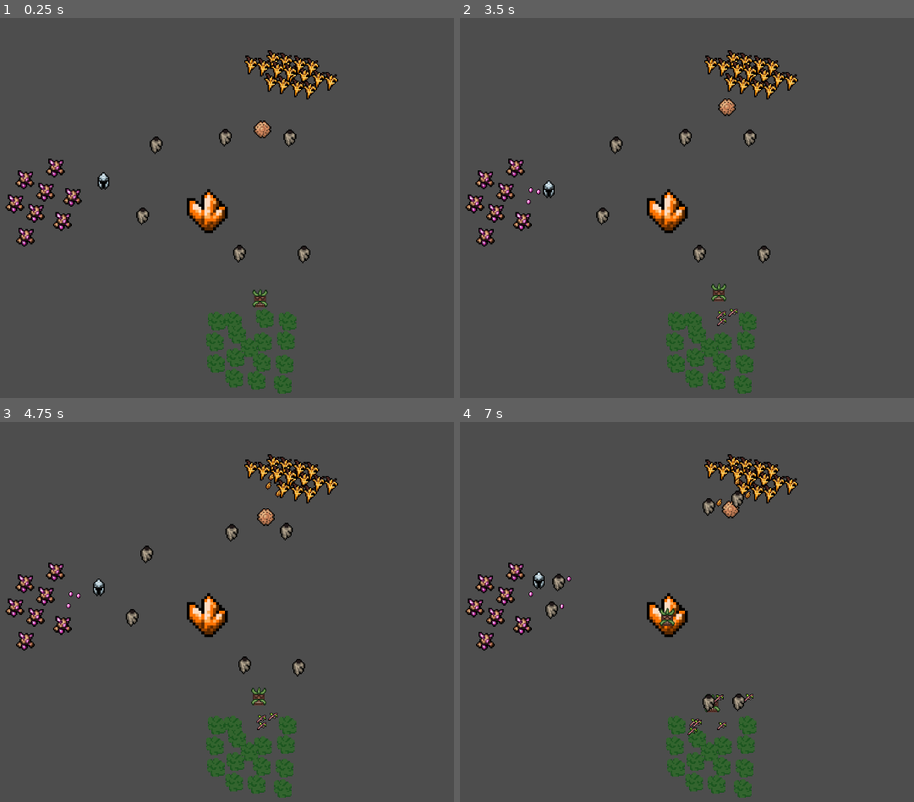
Above: before the commit, frames 1-4 (two rows, left to right).
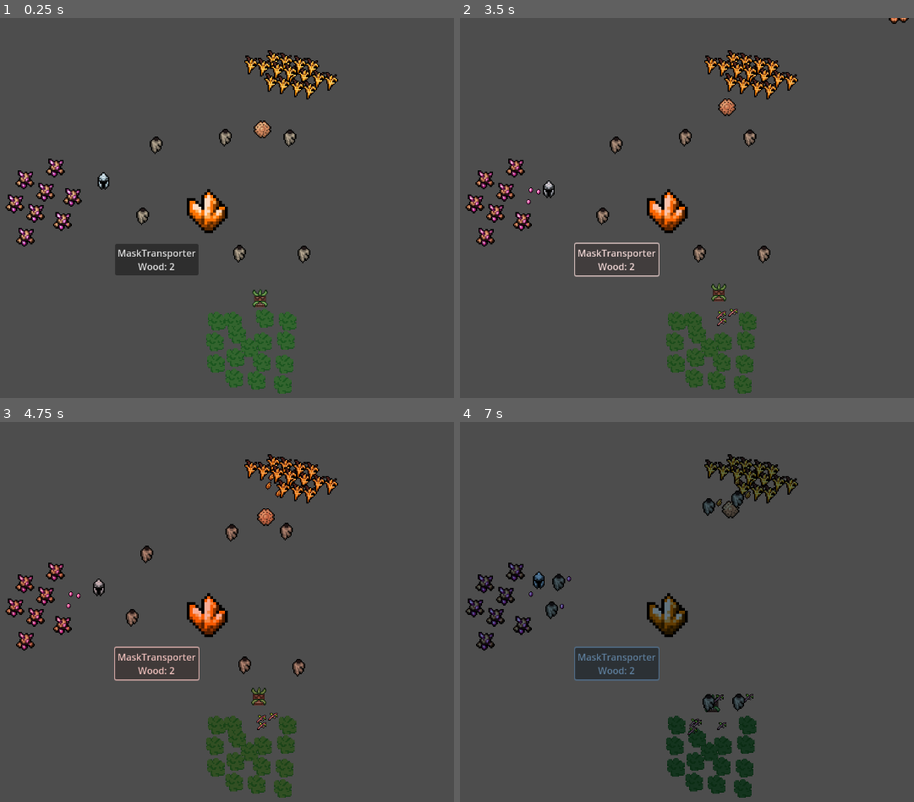
Above: after the commit, the same moments.

Repository: Kayno0o/gwj-86-godot
Game: Godot game, scene res://stages/game/game.tscn
The game is run twice, just before and just after one commit, with the same random seed, the same clock (stepped at 60 frames per second) and the same inputs.
Inputs (mouse positions are in pixels of both pictures, inside the frame that each line leads up to):
- Up to frame 1 (0.25 s): no input
- Up to frame 2 (3.5 s): click (618, 261) at 0.5 s, where only the run after the commit has a clickable "MaskTransporter Wood: 2"; click (618, 261) at 1.25 s, where only the run after the commit has a clickable "MaskTransporter Wood: 2"; click (618, 261) at 2 s, where only the run after the commit has a clickable "MaskTransporter Wood: 2"; tap Enter at 2.75 s; tap M at 2.85 s; tap L at 3.05 s
- Up to frame 3 (4.75 s): tap L at 3.6 s; tap K at 3.8, 4.35 s; tap M at 4.55 s
- Up to frame 4 (7 s): tap M at 5.1, 6.8 s; tap L at 5.3, 5.85 s; tap K at 6.05, 6.6 s

The runs differ from the first frame. In frame 1, 1.4% of the frame differs, in the area x 25-44%, y 59-68%; in frame 2, 0.6%; in frame 3, 1.5%; in frame 4, 6.1%, in the area x 1-75%, y 8-99%.

Commit message:
feat : button
boutton de spawn, c'est degeux, aled

plus ou moins pret pour l'alpha, reste a ajouter les different mini totem

Diff:
--- /dev/null
+++ b/Ui/totem/minitotem/menu_button.gd
@@ -0,0 +1,11 @@
+extends MenuButton
+
+
+# Called when the node enters the scene tree for the first time.
+func _ready() -> void:
+	pass # Replace with function body.
+
+
+# Called every frame. 'delta' is the elapsed time since the previous frame.
+func _process(delta: float) -> void:
+	pass
--- /dev/null
+++ b/Ui/totem/minitotem/minitotembubble.gd
@@ -0,0 +1,34 @@
+extends Control
+
+var current_price : Dictionary
+
+signal price_changed()
+
+# Called when the node enters the scene tree for the first time.
+func _ready() -> void:
+	get_parent().get_parent().inventorychanged.connect(_on_inventory_changed)
+	for ressource in get_parent().main_ressources :
+		if get_parent().main_ressources[ressource] > 0 :
+			current_price.get_or_add(ressource, get_parent().main_ressources[ressource])
+	price_changed.connect(_on_price_changed)
+	price_changed.emit()
+
+func _on_inventory_changed(inventory : Dictionary) :
+	print_debug(inventory)
+	pass
+
+func _on_button_pressed() -> void:
+	if get_parent().get_parent().has_fund_for_list(current_price) :
+		get_parent().get_parent().pay_list(current_price)
+		get_parent().spawn()
+		for item in current_price :
+			if current_price[item] != 0 :
+				current_price[item] += 1
+		price_changed.emit()
+
+func _on_price_changed():
+	var mask_instance = get_parent().mask_to_invok.instantiate()
+	var new_text= Enum.EntityType.find_key(mask_instance.type) + "\n"
+	for item in current_price :
+		new_text =new_text + item + ": " + str(current_price[item])
+	$Button.text = new_text
--- /dev/null
+++ b/Ui/totem/minitotem/minitotembubble.tscn
@@ -0,0 +1,20 @@
+[gd_scene load_steps=2 format=3 uid="uid://caor0thuoxowv"]
+
+[ext_resource type="Script" uid="uid://csujtitx8durp" path="res://Ui/totem/minitotem/minitotembubble.gd" id="1_xarsw"]
+
+[node name="minitotembubble" type="Control"]
+layout_mode = 3
+anchors_preset = 15
+anchor_right = 1.0
+anchor_bottom = 1.0
+grow_horizontal = 2
+grow_vertical = 2
+script = ExtResource("1_xarsw")
+
+[node name="Button" type="Button" parent="."]
+layout_mode = 0
+offset_right = 8.0
+offset_bottom = 8.0
+text = " PRESS MOI"
+
+[connection signal="pressed" from="Button" to="." method="_on_button_pressed"]
--- a/entities/villains/medium/medium.tscn
+++ b/entities/villains/medium/medium.tscn
@@ -4,6 +4,7 @@
 [ext_resource type="Texture2D" uid="uid://bfbk8dxxtktpi" path="res://entities/villains/medium/Armor_03.png" id="2_emccu"]
 
 [node name="Villain" instance=ExtResource("1_hkpc8")]
+cost = 60
 health = 10.0
 
 [node name="Sprite" parent="." index="1"]
--- a/entities/villains/strong/strong.tscn
+++ b/entities/villains/strong/strong.tscn
@@ -4,6 +4,7 @@
 [ext_resource type="Texture2D" uid="uid://iyevj3b00y2l" path="res://entities/villains/strong/Armor_02.png" id="2_e80ae"]
 
 [node name="Villain" instance=ExtResource("1_dpay7")]
+cost = 120
 health = 15.0
 
 [node name="Sprite" parent="." index="1"]
--- /dev/null
+++ b/props/totem/mini_totem/mini_totem_wood.tscn
@@ -0,0 +1,5 @@
+[gd_scene load_steps=2 format=3 uid="uid://ypvcy411pc06"]
+
+[ext_resource type="PackedScene" uid="uid://d3kkq6puo5mrg" path="res://props/totem/minitotem.tscn" id="1_t2ede"]
+
+[node name="Minitotem" instance=ExtResource("1_t2ede")]
--- a/props/totem/mini_totem/wood/mini_totem_wood.tscn
+++ /dev/null
@@ -1,7 +0,0 @@
-[gd_scene load_steps=3 format=3 uid="uid://ypvcy411pc06"]
-
-[ext_resource type="PackedScene" uid="uid://d3kkq6puo5mrg" path="res://props/totem/minitotem.tscn" id="1_t2ede"]
-[ext_resource type="PackedScene" uid="uid://bwr7ygt2ff7hq" path="res://entities/mask/mask_green/mask_green.tscn" id="2_2wwra"]
-
-[node name="Minitotem" instance=ExtResource("1_t2ede")]
-mask_to_invok = ExtResource("2_2wwra")
--- a/props/totem/minitotem.gd
+++ b/props/totem/minitotem.gd
@@ -4,11 +4,13 @@
 #endregion
 
 #region var
+var mask_name : String
 #endregion
 
 #region @export
 @export var mask_to_invok: PackedScene
 @export var top_sprite : Sprite2D
+@export var main_ressources = Enum.ItemType
 #endregion
 
 #region @onready
@@ -20,16 +22,11 @@
 #func _init() -> void:
 #	$Sprite.texture = top_sprite
 
-func _spawn() -> void:
+func _ready() -> void:
+	var mask_instance = mask_to_invok.instantiate()
+	mask_name = Enum.EntityType.find_key(mask_instance.type)
+	print(mask_name + "<<<<<<<<<<------------------ ICI")
+
+func spawn() -> void:
 	var mask_instance = mask_to_invok.instantiate()
 	self.add_child(mask_instance)
-
-func _unhandled_input(event):
-	if event is InputEventKey:
-		if event.pressed and event.keycode == KEY_L:
-			if $"..".has_fund_for_item("Wood", 2) :
-				$"..".pay("Wood", 2)
-				_spawn()
-				print_debug("Vous avez payé 2 wood pour mettre au monde ce mask, mazel tof")
-			else :
-				print_debug("Il vous manque ", 2 - $"..".inventory["Wood"] , " wood pour vous acheter un esclave")
--- a/props/totem/minitotem.tscn
+++ b/props/totem/minitotem.tscn
@@ -1,9 +1,12 @@
-[gd_scene load_steps=2 format=3 uid="uid://d3kkq6puo5mrg"]
+[gd_scene load_steps=3 format=3 uid="uid://d3kkq6puo5mrg"]
 
 [ext_resource type="Script" uid="uid://1ttmpsfgh8hx" path="res://props/totem/minitotem.gd" id="1_cmhrq"]
+[ext_resource type="PackedScene" uid="uid://caor0thuoxowv" path="res://Ui/totem/minitotem/minitotembubble.tscn" id="2_jscbx"]
 
 [node name="Minitotem" type="Node2D"]
 script = ExtResource("1_cmhrq")
 metadata/_custom_type_script = "uid://1ttmpsfgh8hx"
 
 [node name="Sprite" type="Sprite2D" parent="."]
+
+[node name="minitotembubble" parent="." instance=ExtResource("2_jscbx")]
--- a/props/totem/totem.gd
+++ b/props/totem/totem.gd
@@ -16,6 +16,7 @@
 #endregion
 
 #region signal
+signal inventorychanged(inventory : Dictionary)
 #endregion
 
 # Le totem est basiquement l'inventaire.
@@ -30,6 +31,7 @@
 func _init() -> void:
 	for itemtype in Enum.ItemType :
 		inventory[itemtype] = 0
+	inventorychanged.emit(inventory)
 
 # Se donne une Target pour le target manager
 func _ready() -> void:
@@ -41,6 +43,7 @@
 func deposit_item(itemtype: String, amount: int) -> void :
 	print_debug("Added 1 ", itemtype, " to inventory, Well done !")
 	inventory[itemtype] += amount
+	inventorychanged.emit(inventory)
 
 # Mets la liste des "courses" dans la queue
 func add_queue(shopping_list: Dictionary) -> void :
@@ -71,6 +74,12 @@
 # Paye en ressource (Enleve "amount" "itemtype" de l'inventaire
 func pay(itemtype: String, amount: int) -> void :
 	inventory[itemtype] -= amount
+	inventorychanged.emit(inventory)
+
+func pay_list(liste : Dictionary) -> void :
+	for item in liste :
+		inventory[item] -= liste[item]
+	inventorychanged.emit(inventory)
 
 # Verifie si les fond necessaire pour la liste sont dans l'inventaire
 func has_fund_for_list(shopping_list: Dictionary) -> bool :
@@ -99,15 +108,8 @@
 #region Outils dev
 func _unhandled_input(event):
 	if event is InputEventKey:
-		if event.pressed and event.keycode == KEY_M:
-			var shoplist = {"Wood": 2}
-			if has_fund_for_list(shoplist) :
-				print_debug("Je possede des thunes, je suis a l'aise financierement")
-			else :
-				print_debug("t'es pauvres batard")
-		if event.pressed and event.keycode == KEY_K:
-			inventory["Wood"] += 1
-			print_debug("+1 wood")
 		if event.pressed and event.keycode == KEY_N:
 			print_debug(inventory)
+		if event.pressed and event.keycode == KEY_M:
+			deposit_item("Wood", 1)
 #endregion
--- a/props/totem/totem.tscn
+++ b/props/totem/totem.tscn
@@ -1,8 +1,9 @@
-[gd_scene load_steps=4 format=3 uid="uid://cps5jjnch8vi4"]
+[gd_scene load_steps=5 format=3 uid="uid://cps5jjnch8vi4"]
 
 [ext_resource type="Script" uid="uid://b8ny58wv6ftll" path="res://props/totem/totem.gd" id="1_7ndw4"]
 [ext_resource type="Texture2D" uid="uid://cuymfckcbvxwr" path="res://props/totem/Crafting_36.png" id="2_v2ani"]
-[ext_resource type="PackedScene" uid="uid://ypvcy411pc06" path="res://props/totem/mini_totem/wood/mini_totem_wood.tscn" id="3_v2ani"]
+[ext_resource type="PackedScene" uid="uid://ypvcy411pc06" path="res://props/totem/mini_totem/mini_totem_wood.tscn" id="3_v2ani"]
+[ext_resource type="PackedScene" uid="uid://chlm7ig6hfol0" path="res://entities/mask/mask_white/mask_white.tscn" id="4_b3en4"]
 
 [node name="Totem" type="Node2D"]
 script = ExtResource("1_7ndw4")
@@ -12,3 +13,11 @@
 texture = ExtResource("2_v2ani")
 
 [node name="Minitotem" parent="." instance=ExtResource("3_v2ani")]
+position = Vector2(-157, 53)
+mask_to_invok = ExtResource("4_b3en4")
+main_ressources = {
+"Soul": 0,
+"Stone": 0,
+"Wheat": 0,
+"Wood": 2
+}
--- a/scripts/GameMaster.gd
+++ b/scripts/GameMaster.gd
@@ -50,8 +50,10 @@
 func _place_spawner() :
 	var rand_choice = randi_range(0, map_size.size() - 1)
 	var location_choice = Vector2(randf_range(map_size[rand_choice].x, map_size[(rand_choice + 1) % 4].x), randf_range(map_size[rand_choice].y, map_size[(rand_choice + 1) % 4].y))
-	var spawner = preload("res://stages/main/spawner.tscn").instantiate()
+	var spawner = preload("uid://cnoupnbe0nfrg").instantiate()
 	spawner.position = location_choice
+	spawner.spawner_ded.connect(_spawner_is_ded)
 	add_child(spawner)
-	self.get_child(0).spawner_ded.connect(_spawner_is_ded)
+	print_debug(spawner)
+	#self.get_child(0).spawner_ded.connect(_spawner_is_ded)
 #endregion
--- a/scripts/Spawner.gd
+++ b/scripts/Spawner.gd
@@ -40,7 +40,7 @@
 	for current_villain in villains :
 		var villain_instance = current_villain.instantiate()
 		if spawn_budget > villain_instance.cost :
-			if current_villain == villains[villains.size()- 1] :
+			if current_villain == villains.back() :
 				allowed = spawn_budget / villain_instance.cost
 			else :
 				allowed = randi_range(0, spawn_budget / villain_instance.cost)
--- a/stages/game/game.tscn
+++ b/stages/game/game.tscn
@@ -10,6 +10,7 @@
 [ext_resource type="PackedScene" uid="uid://boaxrcqnla75u" path="res://entities/mask/mask_black/mask_black.tscn" id="8_w77vm"]
 [ext_resource type="PackedScene" uid="uid://c0x6jgtd4wswl" path="res://entities/mask/mask_orange/mask_orange.tscn" id="9_51ysb"]
 [ext_resource type="PackedScene" uid="uid://chlm7ig6hfol0" path="res://entities/mask/mask_white/mask_white.tscn" id="10_w77vm"]
+[ext_resource type="PackedScene" uid="uid://cwy0xgki0ltex" path="res://stages/gamemaster/gamemaster.tscn" id="11_51ysb"]
 
 [node name="Node2D" type="Node2D"]
 script = ExtResource("1_7h61r")
@@ -172,3 +173,5 @@
 
 [node name="rock2" parent="." instance=ExtResource("5_navwl")]
 position = Vector2(246, 306)
+
+[node name="GameMaster" parent="." instance=ExtResource("11_51ysb")]
--- /dev/null
+++ b/stages/gamemaster/gamemaster.tscn
@@ -0,0 +1,43 @@
+[gd_scene load_steps=7 format=3 uid="uid://cwy0xgki0ltex"]
+
+[ext_resource type="Script" uid="uid://d1pnuushvfayr" path="res://scripts/GameMaster.gd" id="1_8ji5e"]
+[ext_resource type="Script" uid="uid://dfmfgpth0lafo" path="res://scripts/DayNightCycle.gd" id="2_tdqy3"]
+
+[sub_resource type="Curve" id="Curve_5powy"]
+_limits = [0.0, 1.0, 0.0, 30.0]
+_data = [Vector2(0, 0), 0.0, 0.0, 0, 0]
+point_count = 1
+
+[sub_resource type="Curve" id="Curve_j6wwd"]
+_limits = [0.0, 1.0, 0.0, 30.0]
+_data = [Vector2(0, 1), 0.0, 0.0, 0, 0]
+point_count = 1
+
+[sub_resource type="Gradient" id="Gradient_60rri"]
+offsets = PackedFloat32Array(0, 0.38690478, 0.5654762, 1)
+colors = PackedColorArray(0.024774149, 0.5279563, 0.74482995, 1, 0.5187932, 0.5192656, 0.608364, 1, 0.97650987, 0.7617685, 0.744628, 1, 1, 1, 1, 1)
+
+[sub_resource type="GradientTexture1D" id="GradientTexture1D_5powy"]
+gradient = SubResource("Gradient_60rri")
+
+[node name="GameMaster" type="Node2D" groups=["Master"]]
+script = ExtResource("1_8ji5e")
+map_size = Array[Vector2]([Vector2(-100, -100), Vector2(1200, -100), Vector2(1200, 700), Vector2(-100, 700)])
+
+[node name="DayNightCycler" type="CanvasModulate" parent="."]
+script = ExtResource("2_tdqy3")
+day_lenght = 0.5
+time_to_switch = 10.0
+time_curve = SubResource("Curve_5powy")
+time_curve_reversed = SubResource("Curve_j6wwd")
+moons = Dictionary[int, GradientTexture1D]({
+0: SubResource("GradientTexture1D_5powy")
+})
+
+[node name="Timer" type="Timer" parent="DayNightCycler"]
+
+[connection signal="child_entered_tree" from="." to="." method="_on_child_entered_tree"]
+[connection signal="end_night" from="." to="DayNightCycler" method="_on_game_master_end_night"]
+[connection signal="midnight" from="DayNightCycler" to="." method="_on_day_night_cycler_midnight"]
+[connection signal="timeout" from="DayNightCycler/Timer" to="DayNightCycler" method="_on_timer_timeout"]
+[connection signal="timeout" from="DayNightCycler/Timer" to="." method="_on_timer_timeout"]
--- /dev/null
+++ b/stages/gamemaster/spawner.tscn
@@ -0,0 +1,13 @@
+[gd_scene load_steps=5 format=3 uid="uid://cnoupnbe0nfrg"]
+
+[ext_resource type="Script" uid="uid://dm8f6c55f85ho" path="res://scripts/Spawner.gd" id="1_h5yvs"]
+[ext_resource type="PackedScene" uid="uid://bawyj38vr3rwc" path="res://entities/villains/strong/strong.tscn" id="2_3la0t"]
+[ext_resource type="PackedScene" uid="uid://ttj4vn1j4dn5" path="res://entities/villains/medium/medium.tscn" id="3_jj44w"]
+[ext_resource type="PackedScene" uid="uid://b5vp204l0464x" path="res://entities/villains/weak/weak.tscn" id="4_0roro"]
+
+[node name="spawner" type="Node2D"]
+script = ExtResource("1_h5yvs")
+villains = Array[PackedScene]([ExtResource("2_3la0t"), ExtResource("3_jj44w"), ExtResource("4_0roro")])
+offset = 50.0
+
+[connection signal="child_exiting_tree" from="." to="." method="_on_child_exiting_tree"]
--- a/stages/main/main.tscn
+++ /dev/null
@@ -1,54 +0,0 @@
-[gd_scene load_steps=9 format=3 uid="uid://cwy0xgki0ltex"]
-
-[ext_resource type="Texture2D" uid="uid://3f7j4kjthqkh" path="res://stages/main/plains.jpg" id="1_60rri"]
-[ext_resource type="Script" uid="uid://dfmfgpth0lafo" path="res://scripts/DayNightCycle.gd" id="2_5powy"]
-[ext_resource type="Script" uid="uid://d1pnuushvfayr" path="res://scripts/GameMaster.gd" id="3_5powy"]
-[ext_resource type="PackedScene" uid="uid://cps5jjnch8vi4" path="res://props/totem/totem.tscn" id="4_j6wwd"]
-
-[sub_resource type="Curve" id="Curve_5powy"]
-_limits = [0.0, 1.0, 0.0, 30.0]
-_data = [Vector2(0, 0), 0.0, 0.0, 0, 0]
-point_count = 1
-
-[sub_resource type="Curve" id="Curve_j6wwd"]
-_limits = [0.0, 1.0, 0.0, 30.0]
-_data = [Vector2(0, 1), 0.0, 0.0, 0, 0]
-point_count = 1
-
-[sub_resource type="Gradient" id="Gradient_60rri"]
-offsets = PackedFloat32Array(0, 0.38690478, 0.5654762, 1)
-colors = PackedColorArray(0.024774149, 0.5279563, 0.74482995, 1, 0.5187932, 0.5192656, 0.608364, 1, 0.97650987, 0.7617685, 0.744628, 1, 1, 1, 1, 1)
-
-[sub_resource type="GradientTexture1D" id="GradientTexture1D_5powy"]
-gradient = SubResource("Gradient_60rri")
-
-[node name="Main" type="Node2D"]
-
-[node name="Plains" type="Sprite2D" parent="."]
-position = Vector2(583, 338)
-texture = ExtResource("1_60rri")
-
-[node name="DayNightCycler" type="CanvasModulate" parent="Plains"]
-position = Vector2(-583, -338)
-script = ExtResource("2_5powy")
-day_lenght = 0.5
-time_to_switch = 10.0
-time_curve = SubResource("Curve_5powy")
-time_curve_reversed = SubResource("Curve_j6wwd")
-moons = Dictionary[int, GradientTexture1D]({
-0: SubResource("GradientTexture1D_5powy")
-})
-
-[node name="Timer" type="Timer" parent="Plains/DayNightCycler"]
-
-[node name="GameMaster" type="Node2D" parent="." groups=["Master"]]
-script = ExtResource("3_5powy")
-map_size = Array[Vector2]([Vector2(-100, -100), Vector2(1200, -100), Vector2(1200, 700), Vector2(-100, 700)])
-
-[node name="Totem" parent="." instance=ExtResource("4_j6wwd")]
-position = Vector2(588, 334)
-
-[connection signal="midnight" from="Plains/DayNightCycler" to="GameMaster" method="_on_day_night_cycler_midnight"]
-[connection signal="timeout" from="Plains/DayNightCycler/Timer" to="Plains/DayNightCycler" method="_on_timer_timeout"]
-[connection signal="timeout" from="Plains/DayNightCycler/Timer" to="GameMaster" method="_on_timer_timeout"]
-[connection signal="end_night" from="GameMaster" to="Plains/DayNightCycler" method="_on_game_master_end_night"]
--- a/stages/main/spawner.tscn
+++ /dev/null
@@ -1,13 +0,0 @@
-[gd_scene load_steps=5 format=3 uid="uid://cnoupnbe0nfrg"]
-
-[ext_resource type="Script" uid="uid://dm8f6c55f85ho" path="res://scripts/Spawner.gd" id="1_6qdsd"]
-[ext_resource type="PackedScene" uid="uid://bawyj38vr3rwc" path="res://entities/villains/strong/strong.tscn" id="2_3rm7w"]
-[ext_resource type="PackedScene" uid="uid://ttj4vn1j4dn5" path="res://entities/villains/medium/medium.tscn" id="3_dw0po"]
-[ext_resource type="PackedScene" uid="uid://b5vp204l0464x" path="res://entities/villains/weak/weak.tscn" id="4_2bdhs"]
-
-[node name="spawner" type="Node2D"]
-script = ExtResource("1_6qdsd")
-villains = Array[PackedScene]([ExtResource("2_3rm7w"), ExtResource("3_dw0po"), ExtResource("4_2bdhs")])
-offset = 50.0
-
-[connection signal="child_exiting_tree" from="." to="." method="_on_child_exiting_tree"]
Not shown, added: Ui/totem/minitotem/menu_button.gd.uid
Not shown, added: Ui/totem/minitotem/minitotembubble.gd.uid
Not shown: 1 places in stages/game/game.tscn that only renumber resources
Renamed: stages/main/plains.gd -> stages/gamemaster/plains.gd
Renamed: stages/main/plains.gd.uid -> stages/gamemaster/plains.gd.uid
Renamed: stages/main/plains.jpg -> stages/gamemaster/plains.jpg
Not shown, changed: stages/gamemaster/plains.jpg.import
Not shown, changed: TODO.md
